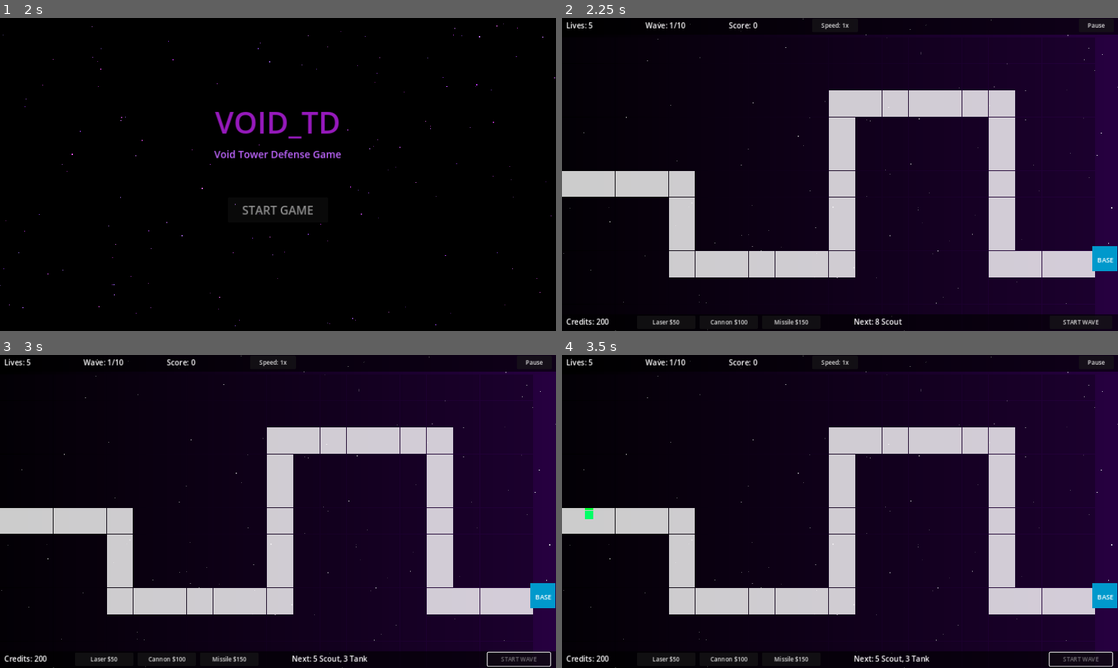
Above: before the commit, frames 1-4 (two rows, left to right).
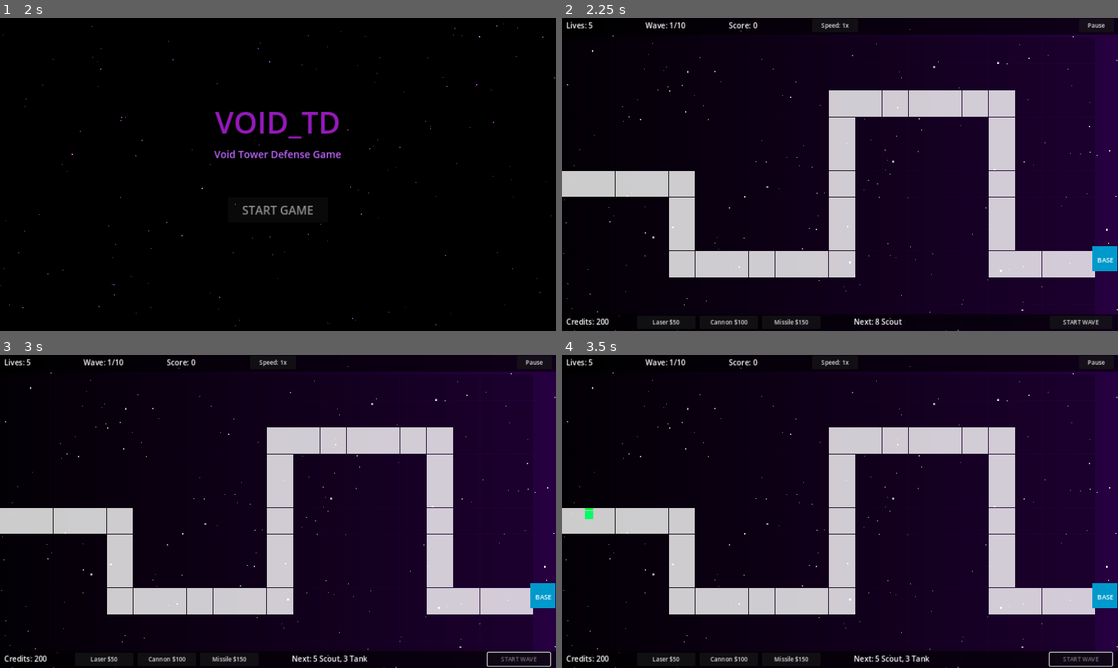
Above: after the commit, the same moments.

Repository: brew354/void_TD
Game: Godot game, scene res://Scenes/MenuScene.tscn
Same seed, same stepped clock (60 frames per second), same inputs: the game is played once before the commit and once after it.
Inputs (mouse positions are in pixels of both pictures, inside the frame that each line leads up to):
- Up to frame 1 (2 s): move the mouse to (400, 158) at 0.52 s; click (400, 158) at 0.67 s; move the mouse to (166, 190) at 1.27 s; click (166, 190) at 1.42 s
- Up to frame 2 (2.25 s): click "START GAME" at 2 s
- Up to frame 3 (3 s): click "START WAVE" at 2.75 s
- Up to frame 4 (3.5 s): no input

Frame 1 is identical in both runs. In frame 2, 0.2% of the frame differs, in the area x 0-100%, y 0-100%; in frame 3, 0.2%; in frame 4, 0.2%.

Commit message:
Make game screen stars more pronounced
- Increase regular stars from 120 to 180, alpha 0.6-1.0 (was 0.2-0.8)
- Add 25 bright accent stars at 3-5px, fully opaque white

Co-Authored-By: Claude Sonnet 4.6 <noreply@anthropic.com>

Diff:
--- a/Void_TD/Scenes/GameScene.gd
+++ b/Void_TD/Scenes/GameScene.gd
@@ -86,13 +86,21 @@
 func _draw_background() -> void:
 	var grad = _HorizGradient.new()
 	background_layer.add_child(grad)
-	# Simple star dots
-	for i in range(120):
+	# Regular stars
+	for i in range(180):
 		var star = ColorRect.new()
-		star.color = Color(1, 1, 1, randf_range(0.2, 0.8))
-		var sz = randf_range(1, 3)
+		var sz := randf_range(1.0, 3.0)
 		star.size = Vector2(sz, sz)
 		star.position = Vector2(randf_range(0, 1334), randf_range(0, 750))
+		star.color = Color(1.0, randf_range(0.85, 1.0), 1.0, randf_range(0.6, 1.0))
+		background_layer.add_child(star)
+	# Bright accent stars
+	for i in range(25):
+		var star = ColorRect.new()
+		var sz := randf_range(3.0, 5.0)
+		star.size = Vector2(sz, sz)
+		star.position = Vector2(randf_range(0, 1334), randf_range(0, 750))
+		star.color = Color(1.0, 1.0, 1.0, 1.0)
 		background_layer.add_child(star)
 
 # ── Systems Init ──────────────────────────────────────────────────────────────
